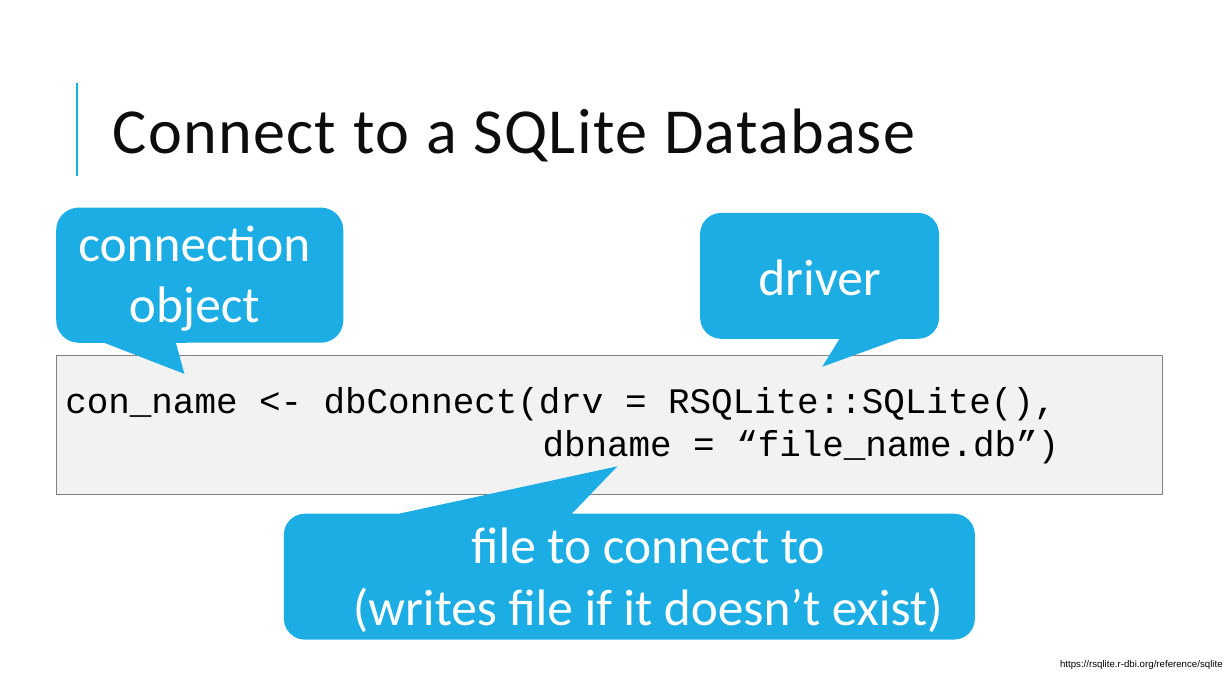
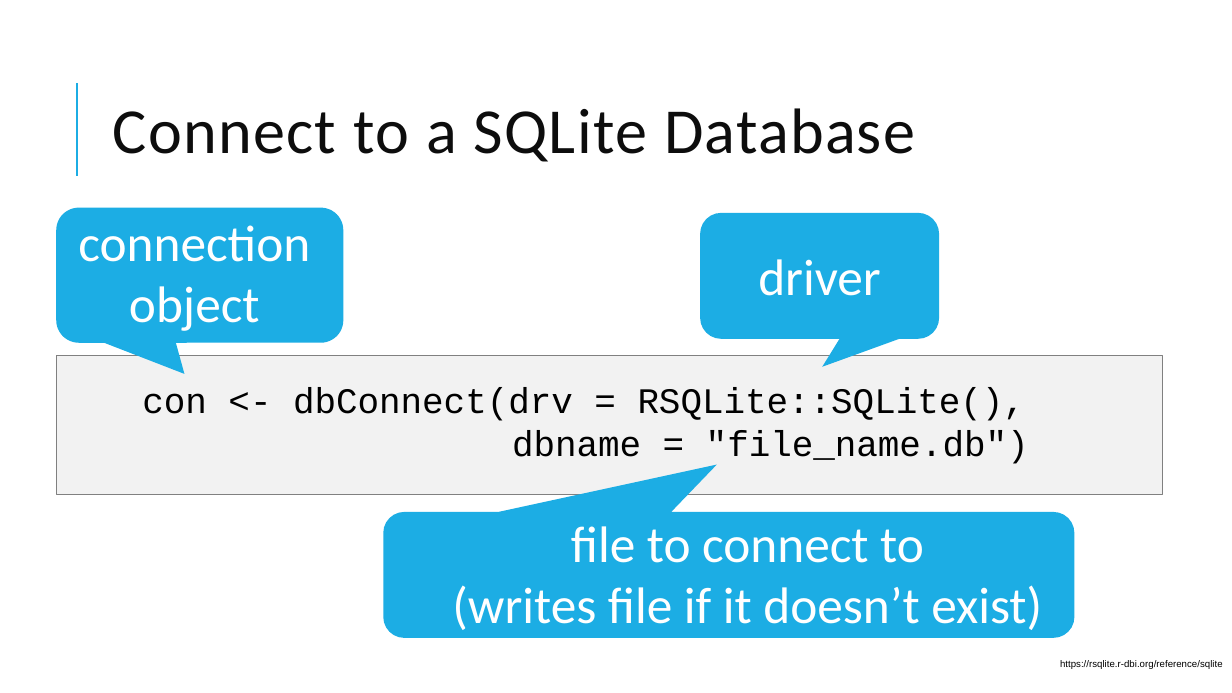
Before and after one commit to amromeo/api_r_int_db_24, a slide deck: slide 8 of presentations/02 - Databases with R.pptx. Drawn at 1232x693 pixels with LibreOffice and Linux fonts; fonts in the diff are those of the drawing. Boxes give left, top, right and bottom in pixels: in the first picture for what was removed or moved away, otherwise in the second. Text is boxed around its words. In the diff, an @@ line names an element or a change of style, - is before the commit and + after.

```diff
--- a/presentations/02 - Databases with R.pptx
+++ b/presentations/02 - Databases with R.pptx
@@ text at (x1=142, y1=388, x2=1029, y2=467): text changed @@
-con_name <- dbConnect(drv = RSQLite::SQLite(),
-dbname = “file_name.db”)
+con <- dbConnect(drv = RSQLite::SQLite(),
+dbname = "file_name.db")
@@ text "file to connect to" moved from (x1=353, y1=527, x2=943, y2=632) to (x1=452, y1=526, x2=1042, y2=630) @@
@@ rounded speech box moved from (x1=284, y1=514, x2=975, y2=640) to (x1=384, y1=512, x2=1075, y2=638) @@
```
Also in this commit, not shown: 8 other slides changed.
